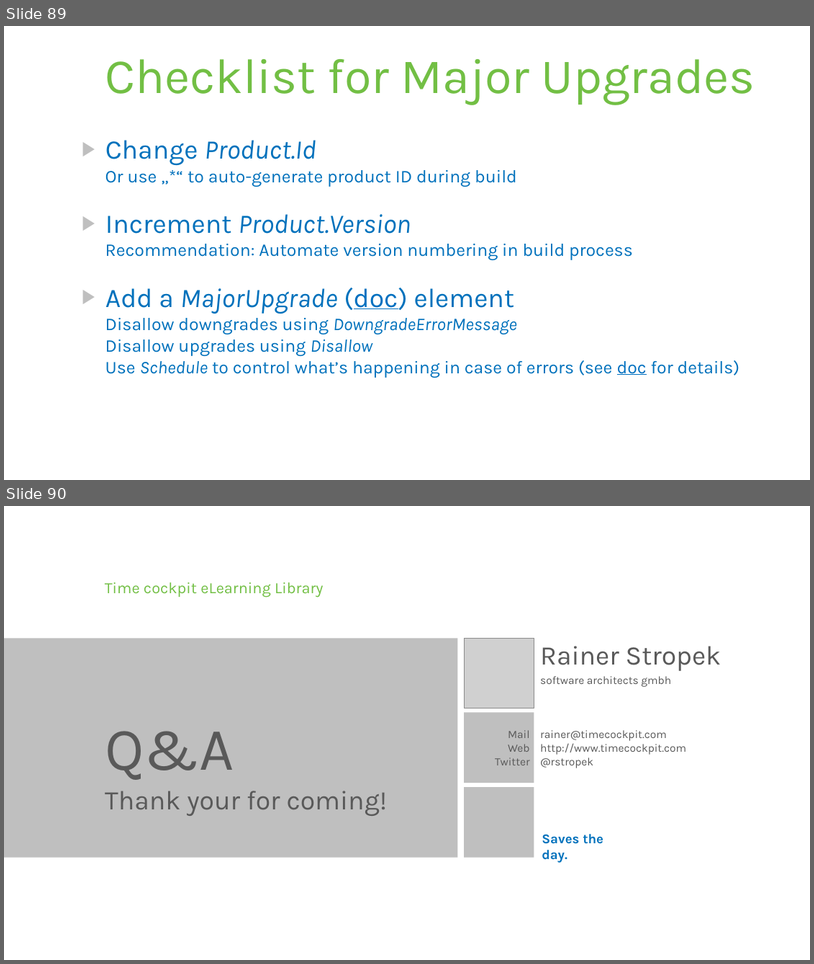
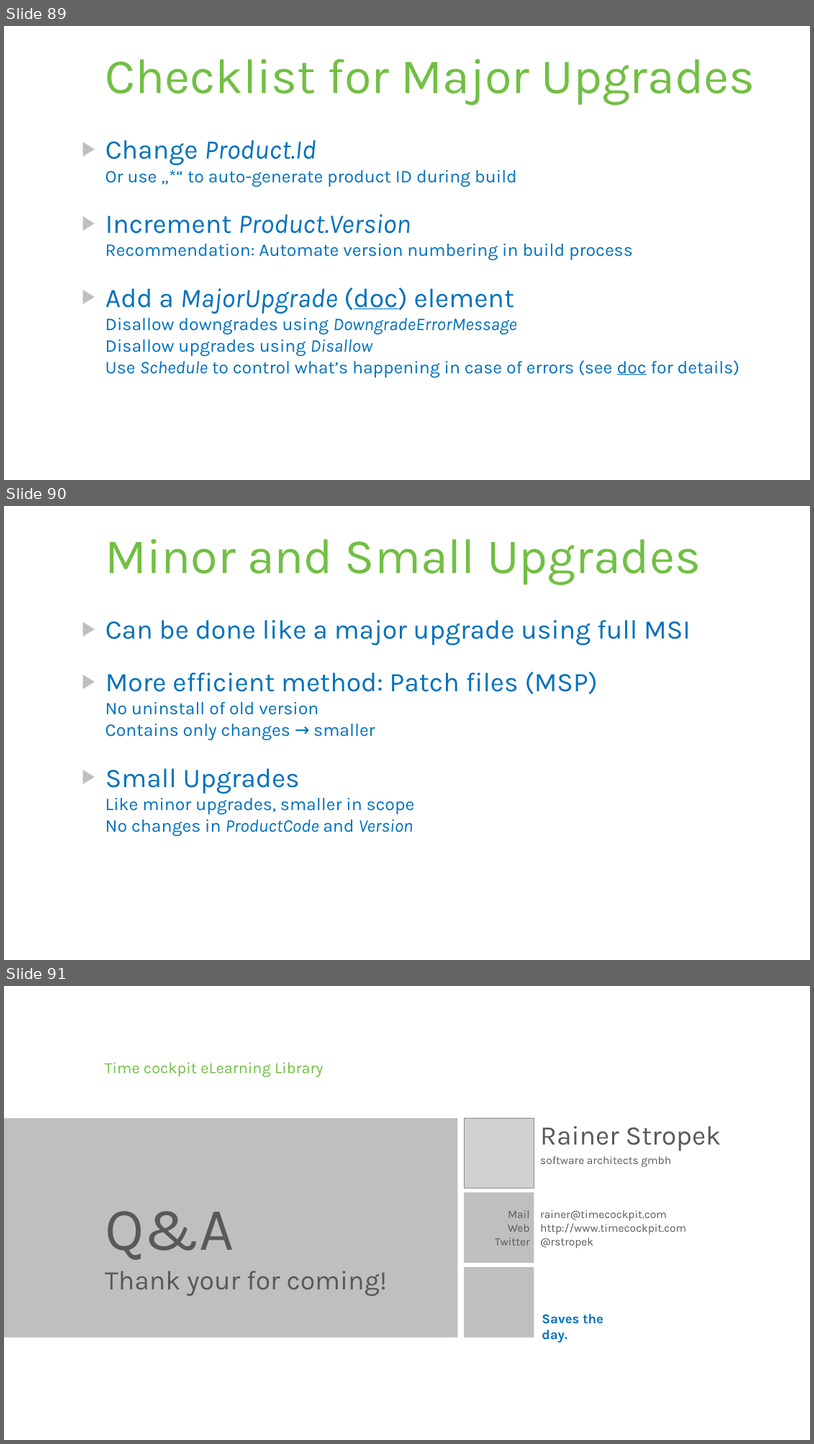
Before and after one commit to rstropek/Samples, a slide deck: WiXSamples/Slides/WiX - Installer Framework.pptx. Shown one above the other, each under a label of ours: slides 89 and 90 before the commit, slides 89, 90 and 91 after it. The pictures are 814x964 and 814x1444 pixels, drawn with LibreOffice and Linux fonts; fonts in the diff are those of the drawing; grey boxes stand for pictures; background and template pictures are left out. Boxes give left, top, right and bottom in pixels: in the first picture for what was removed or moved away, otherwise in the second. Text is boxed around its words. In the diff, an @@ line names an element or a change of style, - is before the commit and + after.

Commit message:
Added patching sample

```diff
--- a/WiXSamples/Slides/WiX - Installer Framework.pptx
+++ b/WiXSamples/Slides/WiX - Installer Framework.pptx
@@ slide 90 added at (4, 506, 810, 960), background #FFFFFF @@
@@ title added at (105, 539, 701, 585), 44 pt, text #72BF44 @@
+Minor and Small Upgrades
@@ text added at (106, 620, 691, 836), 16 pt, text #0071BC @@
+▶ Can be done like a major upgrade using full MSI
+▶ More efficient method: Patch files (MSP)
+  No uninstall of old version
+  Contains only changes → smaller
+▶ Small Upgrades
+  Like minor upgrades, smaller in scope
+  No changes in ProductCode and Version
@@ what was slide 90 is now slide 91 @@
```
Also in this commit, not shown: 1 slide changed, 6 other files.
